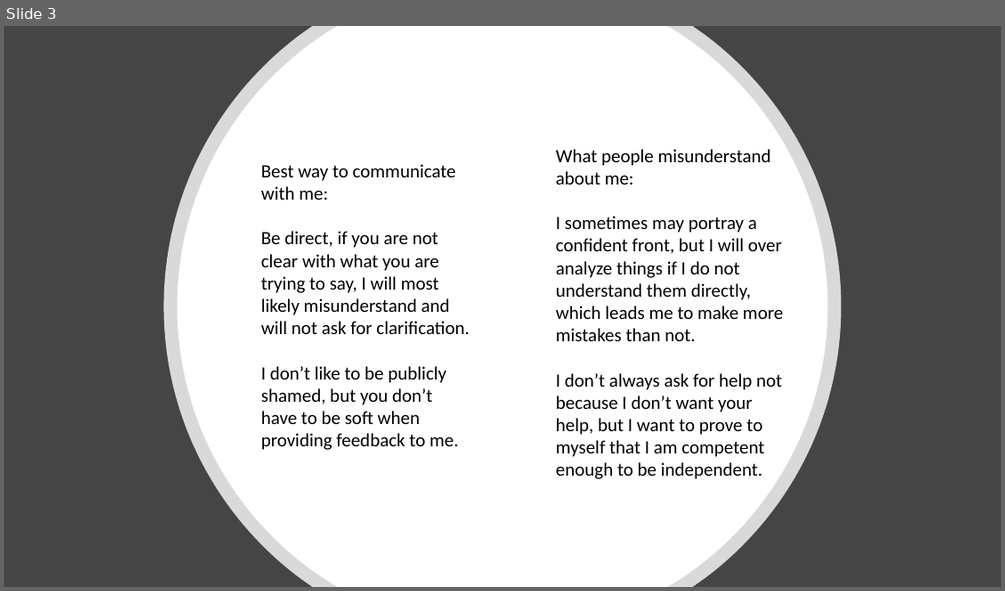
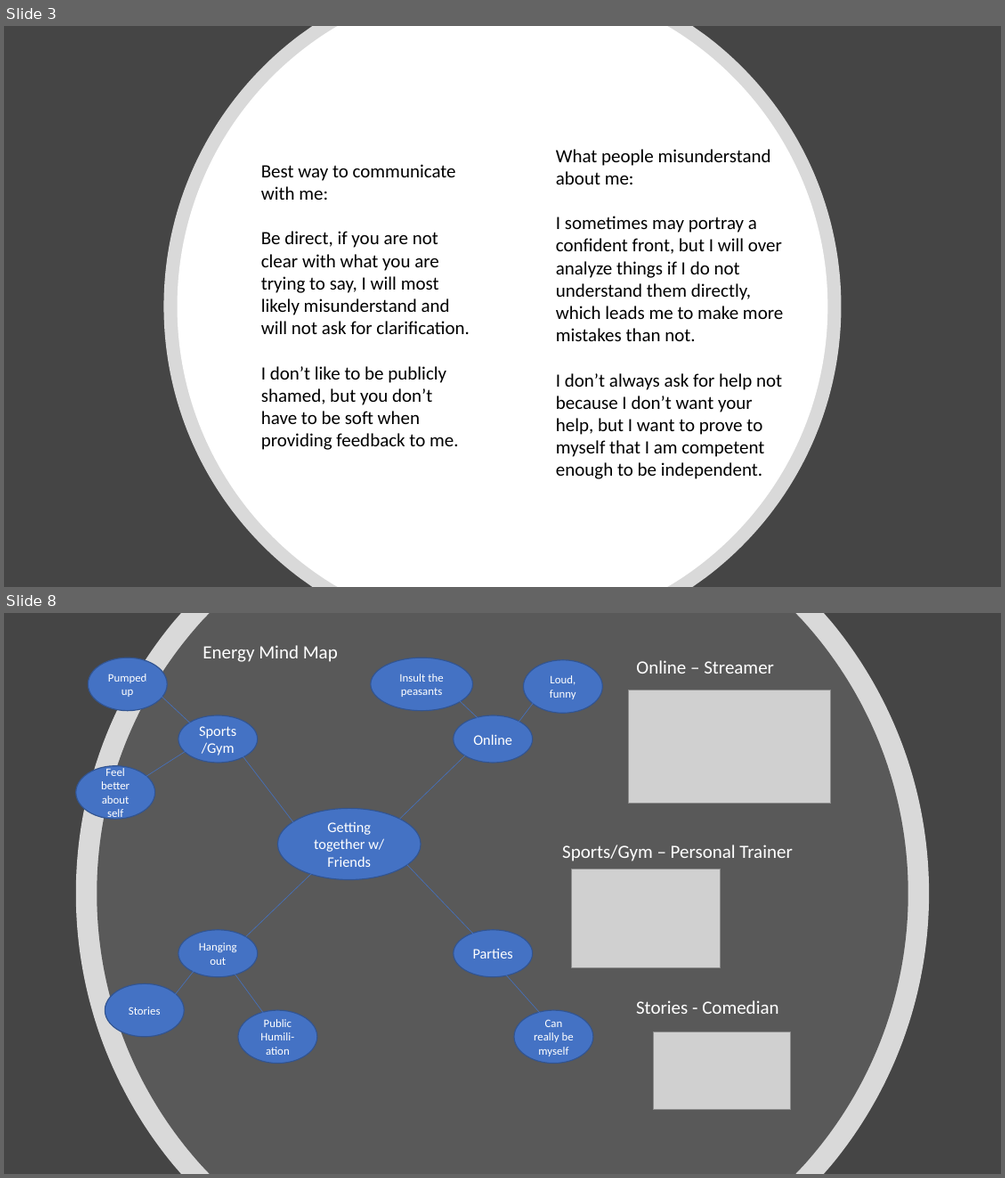
Before and after one commit to garrettstanger/CSE170, a slide deck: User Manual.pptx. Shown one above the other, each under a label of ours: slide 3 before the commit, slides 3 and 8 after it; the slides between them are not shown. The pictures are 1005x591 and 1005x1178 pixels, drawn with LibreOffice and Linux fonts; fonts in the diff are those of the drawing; grey boxes stand for pictures. Boxes give left, top, right and bottom in pixels: in the first picture for what was removed or moved away, otherwise in the second. Text is boxed around its words. In the diff, an @@ line names an element or a change of style, - is before the commit and + after.

```diff
--- a/User Manual.pptx
+++ b/User Manual.pptx
@@ slide 8 added at bbox=[4, 613, 1001, 1174], background #454545 @@
@@ freeform shape added at bbox=[76, 613, 929, 1174], fill #FFFFFF at 80% opacity @@
@@ freeform shape added at bbox=[97, 613, 908, 1174], fill #595959 @@
@@ ellipse added at bbox=[88, 657, 167, 711], fill #4472C4, outline #325491 1 pt, 11 pt, text #FFFFFF @@
+Pumped up
@@ text added at bbox=[202, 645, 338, 662], 18 pt, text #FFFFFF @@
+Energy Mind Map
@@ ellipse added at bbox=[371, 657, 473, 711], fill #4472C4, outline #325491 1 pt, 11 pt, text #FFFFFF @@
+Insult the peasants
@@ ellipse added at bbox=[524, 660, 603, 714], fill #4472C4, outline #325491 1 pt, 11 pt, text #FFFFFF @@
+Loud, funny
@@ text added at bbox=[636, 660, 774, 674], 18 pt, text #FFFFFF @@
+Online – Streamer
@@ line added from (207, 738) to (145, 681), #4472C4 0.5 pt @@
@@ line added from (488, 728) to (451, 692), #4472C4 0.5 pt @@
@@ line added from (514, 728) to (541, 692), #4472C4 0.5 pt @@
@@ picture added at bbox=[629, 690, 831, 803] @@
@@ ellipse added at bbox=[178, 715, 258, 763], fill #4472C4, outline #325491 1 pt, 14 pt, text #FFFFFF @@
+Sports/Gym
@@ ellipse added at bbox=[453, 715, 533, 763], fill #4472C4, outline #325491 1 pt, 14 pt, text #FFFFFF @@
+Online
@@ line added from (195, 745) to (137, 782), #4472C4 0.5 pt @@
@@ ellipse added at bbox=[76, 765, 155, 819], fill #4472C4, outline #325491 1 pt, 11 pt, text #FFFFFF @@
+Feel better about self
@@ line added from (297, 827) to (240, 752), #4472C4 0.5 pt @@
@@ line added from (399, 819) to (465, 755), #4472C4 0.5 pt @@
@@ ellipse added at bbox=[278, 808, 421, 879], fill #4472C4, outline #325491 1 pt, 14 pt, text #FFFFFF @@
+Getting together w/ Friends
@@ text added at bbox=[562, 844, 792, 861], 18 pt, text #FFFFFF @@
+Sports/Gym – Personal Trainer
@@ line added from (245, 937) to (313, 872), #4472C4 0.5 pt @@
@@ line added from (407, 865) to (474, 934), #4472C4 0.5 pt @@
@@ picture added at bbox=[572, 868, 720, 967] @@
@@ ellipse added at bbox=[178, 930, 258, 977], fill #4472C4, outline #325491 1 pt, 11 pt, text #FFFFFF @@
+Hanging out
@@ ellipse added at bbox=[453, 930, 533, 977], fill #4472C4, outline #325491 1 pt, 14 pt, text #FFFFFF @@
+Parties
@@ line added from (167, 1005) to (210, 949), #4472C4 0.5 pt @@
@@ ellipse added at bbox=[105, 984, 184, 1037], fill #4472C4, outline #325491 1 pt, 11 pt, text #FFFFFF @@
+Stories
@@ line added from (269, 1022) to (230, 966), #4472C4 0.5 pt @@
@@ line added from (499, 966) to (541, 1014), #4472C4 0.5 pt @@
@@ ellipse added at bbox=[238, 1010, 317, 1063], fill #4472C4, outline #325491 1 pt, 11 pt, text #FFFFFF @@
+Public Humili-ation
@@ ellipse added at bbox=[514, 1010, 593, 1063], fill #4472C4, outline #325491 1 pt, 11 pt, text #FFFFFF @@
+Can really be myself
@@ text added at bbox=[636, 1000, 778, 1013], 18 pt, text #FFFFFF @@
+Stories - Comedian
@@ picture added at bbox=[653, 1032, 791, 1110] @@
```
Also in this commit, not shown: 9 other slides added.
